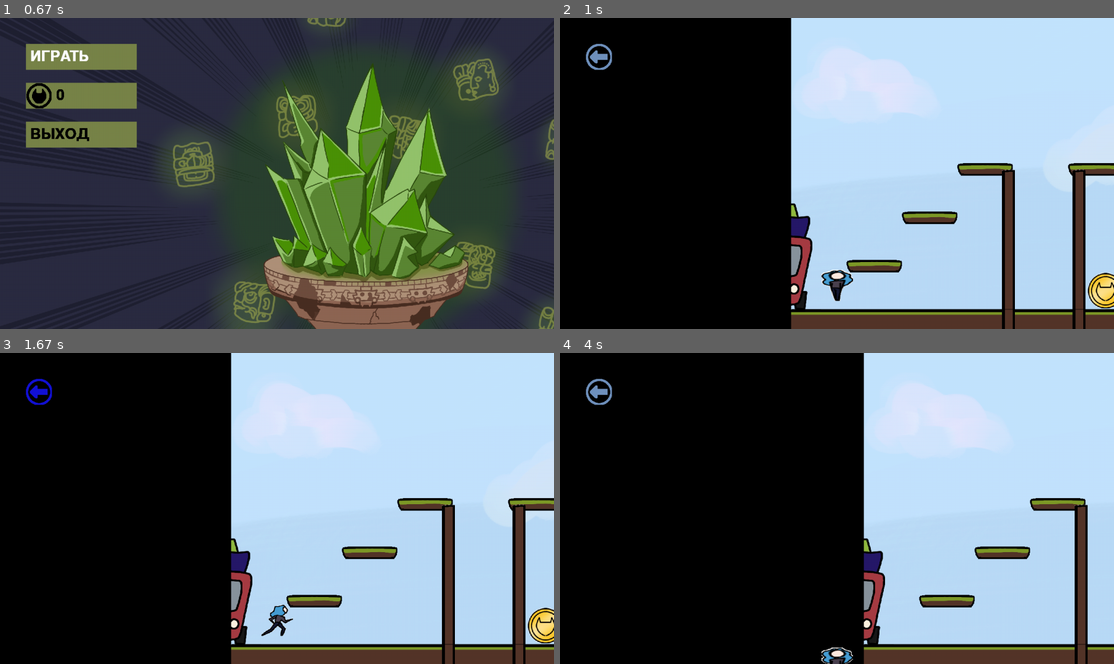
Above: before the commit, frames 1-4 (two rows, left to right).
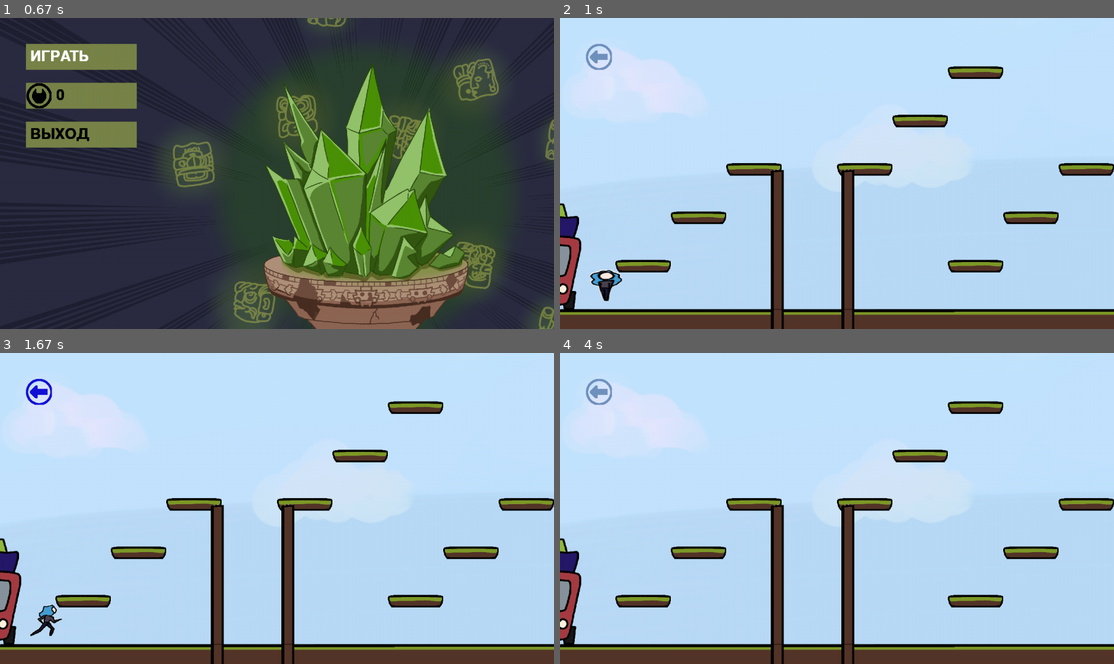
Above: after the commit, the same moments.

Repository: polinapashneva/PyGame
Game: pygame game, started from p-2.py
The game is run twice, just before and just after one commit, with the same random seed, the same clock (stepped at 60 frames per second) and the same inputs.
Inputs (mouse positions are in pixels of both pictures, inside the frame that each line leads up to):
- Up to frame 1 (0.67 s): click "ИГРАТЬ" at 0.38 s
- Up to frame 2 (1 s): click "ИГРАТЬ" at 0.72 s
- Up to frame 3 (1.67 s): click (38, 390) at 1.05 s; hold Right from 1.33 s (still down)
- Up to frame 4 (4 s): release Right at 1.8 s; hold Up 1.88-2.35 s; hold Right 2.43-2.9 s; hold Left 2.93-3.47 s; hold Left 3.5-3.9 s; click (920, 399) at 3.98 s

Frame 1 is identical in both runs. In frame 2, 50% of the frame differs, in the area x 0-100%, y 0-100%; in frame 3, 50%; in frame 4, 59%.

Commit message:
Доделать откид и монетки

Diff:
--- a/p-2.py
+++ b/p-2.py
@@ -1,14 +1,16 @@
 import os
 import sys
 import pygame
+import sqlite3
 
 
 FPS = 50
 MONEY = 0
-PROMO = [['12345', 10, 0]]
 LEVEL = 1
 KH = 0
 Z = 0
+XC = 0
+CORP = []
 
 
 def load_image(name, color_key=None):
@@ -157,11 +159,18 @@
     while True:
         for event in pygame.event.get():
             if event.type == pygame.KEYDOWN and event.key == pygame.K_RETURN: # Заканчиваем ввод промокода
-                for i in PROMO:
-                    if i[0] == pc and i[-1] == 0: # если промокод введен верно, увеличиваем число монет
-                        MONEY += int(i[1])
-                        PROMO[PROMO.index(i)][-1] = 1
-                    zast()
+                try:
+                    bd = sqlite3.connect("промокод.sqlite")
+                    cur = bd.cursor("промокод.sqlite")
+                    result = cur.execute(f"""SELECT * FROM код WHERE Код = {pc}""").fetchone()
+                    if result[-1] == '0':
+                        MONEY += result[1]
+                        cur.execute(f'''UPDATE код SET применения = 1 WHERE Код = {pc}''')
+                        bd.commit()
+                    bd.close()
+                except:
+                    pass
+                zast()
             elif event.type == pygame.KEYDOWN: # Показываем ввод с клавиатуры в нашем окне
                 pc = pc + str(event.unicode)
                 font = pygame.font.SysFont(None, 30)
@@ -195,10 +204,21 @@
 
 class Coins(pygame.sprite.Sprite):
     def __init__(self, x, y):
-        super().__init__(money_group, all_sprites)
-        self.image = pygame.transform.scale(load_image('монета.png'), (KH - 30, KH - 30))
-        self.image.set_colorkey((255, 255, 255))
+        super().__init__()
+        self.index = 0
+        self.im = load_image('монетки.png')
+        self.imx = self.im.get_size()[0]
+        self.image = pygame.Surface((self.imx, self.imx))
+        self.image.blit(self.im, (0, 0), (self.imx * self.index, 0, self.imx * (self.index + 1), self.imx))
         self.rect = self.image.get_rect().move(x, y)
+
+    def update(self):
+        self.index += 1
+        if self.index >= 5:
+            self.index = 0
+        self.image = pygame.Surface((self.imx, self.imx))
+        self.image.blit(self.im, (0, 0), (self.imx * self.index, 0, self.imx * (self.index + 1), self.imx))
+        self.rect = self.image.get_rect()
 
 
 class Zem(pygame.sprite.Sprite):
@@ -254,7 +274,7 @@
 
 
 def generate_level_1():
-    global KH, Z
+    global KH, Z, XC
     new_player = None
     if WIDTH <= 5356:
         m = round(5356 / WIDTH / 3)
@@ -266,6 +286,7 @@
     kh = round((HEIGHT - z) / 7) + 20
     KH = kh
     xc = round(WIDTH / 10)
+    XC = xc
     crd = [(xc, kh * 5), (xc * 2, kh * 4), (xc * 3, kh * 3), (xc * 5, kh * 3), (xc * 6, kh * 2), (xc * 7, kh),
            (xc * 7, kh * 5), (xc * 8, kh * 4), (xc * 9, kh * 3), (xc * 10, kh * 2), (xc * 10, kh * 5),
            (xc * 11, kh * 4), (xc * 13, kh * 3), (xc * 16, kh * 5), (xc * 16, kh * 3),
@@ -278,9 +299,6 @@
            (xc * 21, kh * 3, 's'), ]
     for i in crd:
         Stolb(i[0:-1], kh, i[-1])
-    crd = [(xc * 5 + 45, kh * 5 + 30), (xc * 10 + 15, kh + 15), (xc * 19 + 15, kh * 5 + 30)]
-    for i in crd:
-        Coins(i[0], i[1])
     new_player = Player(xc, kh, z)
     runp = Prun(xc, kh, z)
     runpl = Prunl(xc, kh, z)
@@ -293,7 +311,7 @@
 class Camera:
     # зададим начальный сдвиг камеры
     def __init__(self):
-        self.dx = 0
+        self.dx = - WIDTH // 2
         self.dy = 0
 
     # сдвинуть объект obj на смещение камеры
@@ -305,6 +323,9 @@
     def update(self, target):
         self.dx = -(target.rect.x + target.rect.w // 2 - WIDTH // 2)
 
+    def sb(self, s):
+        self.dx = - WIDTH // 2 - s
+
 
 def up():
     if pygame.sprite.spritecollideany(player, plat_group):
@@ -313,7 +334,9 @@
 
 def mcoin():
     if pygame.sprite.spritecollideany(player, money_group):
-        pygame.sprite.spritecollideany(player, money_group).kill()
+        for i in CORC:
+            if pygame.sprite.spritecollideany(player, money_group).pos.x == i[0]:
+                del CORC[CORC.index(i)]
 
 
 try:
@@ -339,6 +362,7 @@
     lor = 1
     cor = [70, HEIGHT - KH + 50 - Z]
     cor = [WIDTH // 2, HEIGHT - KH + 50 - Z]
+    CORC = [(XC * 5 + 45, KH * 5 + 30), (XC * 10 + 15, KH + 15), (XC * 19 + 15, KH * 5 + 30)]
     while running:
         player = char[0]
         lor = 0
@@ -373,6 +397,10 @@
                 if 60 <= event.pos[0] <= 120 and 60 <= event.pos[1] <= 120:
                     player.rect.x -= s
                     s = 0
+                    for i in all_sprites:
+                        i.kill()
+                    *char, level_x, level_y, fon, zem = generate_level_1()
+                    Camera()
         if r:
             player = char[lor]
             p += 1
@@ -404,15 +432,22 @@
 
 
         # изменяем ракурс камеры
-        camera.update(player)
-        # обновляем положение всех спрайтов
-        for sprite in all_sprites:
-            camera.apply(sprite)
+        if s + XC - player.rect.w // 2 - WIDTH // 2 > 0 and s + WIDTH // 2 + player.rect.w // 2 < WIDTH * 3:
+            camera.update(player)
+            # обновляем положение всех спрайтов
+            for sprite in all_sprites:
+                camera.apply(sprite)
 
         screen.fill((0, 0, 0))
         fon_group.draw(screen)
         tiles_group.draw(screen)
-        money_group.draw(screen)
+        # # money_group.draw(screen)
+        # money_group = pygame.sprite.Group()
+        # for i in range(3):
+        #     animated_sprite = Coins(CORC[i][0], CORC[i][1])
+        #     money_group.add(animated_sprite)
+        # money_group.update()
+        # money_group.draw(screen)
         if player == char[0]:
             char_group.draw(screen)
         elif player == char[1]:
Binary file added: data/монетки.png
Binary file added: data/промокод
